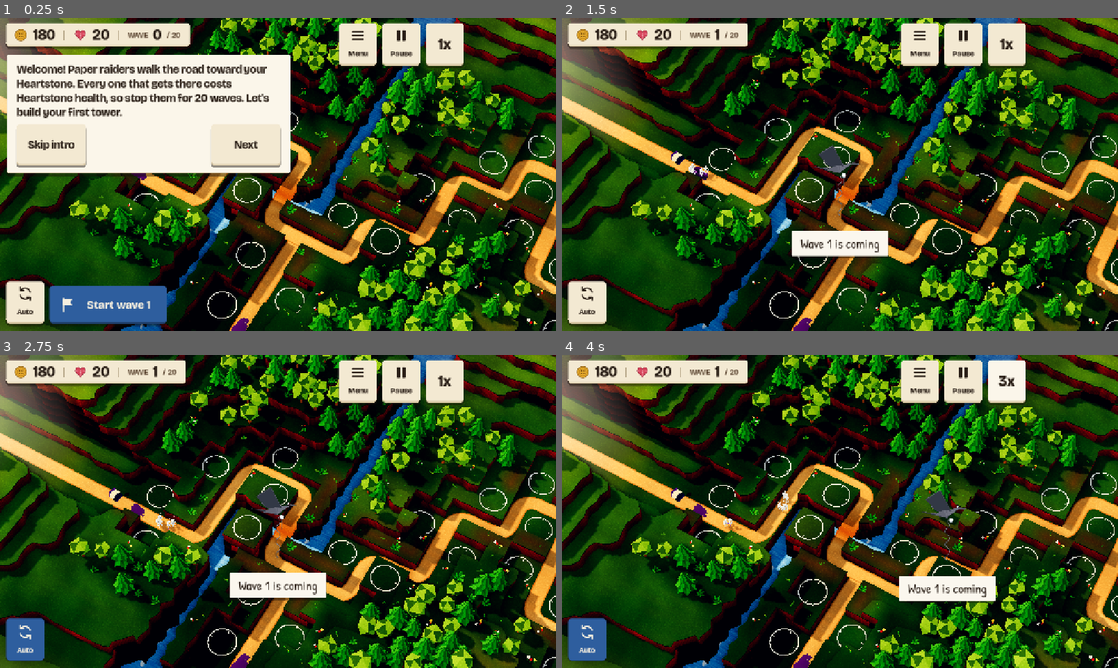
Above: before the commit, frames 1-4 (two rows, left to right).
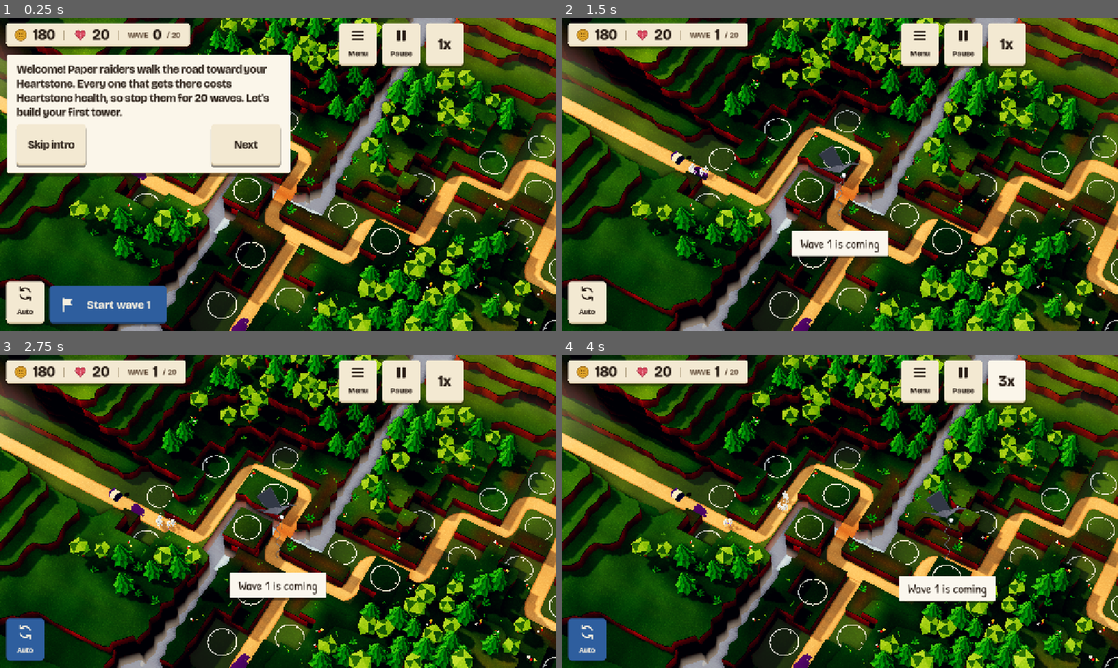
Above: after the commit, the same moments.

Repository: juanpalopez/psychic-bassoon
Game: Godot game, scene res://main.tscn
The game is run twice, just before and just after one commit, with the same random seed, the same clock (stepped at 60 frames per second) and the same inputs.
Inputs:
- Up to frame 1 (0.25 s): no input
- Up to frame 2 (1.5 s): click "Start wave 1" at 0.5 s; click "Skip intro" at 1.25 s
- Up to frame 3 (2.75 s): click "Auto" at 2 s
- Up to frame 4 (4 s): click "1x" at 2.75 s; click "2x" at 3.5 s

The runs differ from the first frame. In frame 1, 16% of the frame differs, in the area x 0-100%, y 0-100%; in frame 2, 20%; in frame 3, 20%; in frame 4, 21%.

Commit message:
refactor(render): wear the painted paper and the one DioramaLens haze
The ground uses painted.gdshader (#341) with contact from the vertex alpha and no folds, the terrain and water shaders drop their own distance haze, and the far country fades in the Environment's depth fog that DioramaLens fits to the view (#343). The edge of the world stays out of view by the field's 34-cell margin, which the no-edge test checks against #339's pan range. Refs #324

Co-Authored-By: Claude Opus 5.5 <noreply@anthropic.com>
Claude-Session: https://claude.ai/code/session_01Sz86dVkFgcmfUpmh5hksT1

Diff:
--- a/godot/render/board.gd
+++ b/godot/render/board.gd
@@ -2,13 +2,14 @@
 ##
 ## The ground is a `Diorama` (#324): terraces from the map's terrain layer with corrugated
 ## cliffs, the river in its gorge, a road bed, scatter, and render-only country past the map
-## that fades into haze, so no edge of the world shows. On top of it the board draws a pencil
-## circle on each socket, spilled Blot ink at each spawn and the Heartstone. Everything that
-## stands on the board (towers, foes, guards, the highlight, the range ring, the tap picking)
-## reads `surface_height`, which is the ground the diorama drew. Set `map_seed` (also in the
-## editor: this is a `@tool` script) and the board rebuilds from `MapGen.generate`; `show_map`
-## draws a map the game already made. It only reads the map, and every random-looking choice
-## comes from a hash of the cell and the seed, so the same seed always looks the same.
+## that fades into the Environment's haze, so no edge of the world shows. On top of it the
+## board draws a pencil circle on each socket, spilled Blot ink at each spawn and the
+## Heartstone. Everything that stands on the board (towers, foes, guards, the highlight, the
+## range ring, the tap picking) reads `surface_height`, which is the ground the diorama drew.
+## Set `map_seed` (also in the editor: this is a `@tool` script) and the board rebuilds from
+## `MapGen.generate`; `show_map` draws a map the game already made. It only reads the map, and
+## every random-looking choice comes from a hash of the cell and the seed, so the same seed
+## always looks the same.
 @tool
 class_name Board
 extends Node3D
@@ -134,10 +135,6 @@
 			part.clear()
 	diorama.build(map, routes)
 	builds += 1
-	var size := Vector2(float(map.cols), float(map.rows)) / 2.0
-	for look in [diorama.ground_material, diorama.water_material]:
-		if look is ShaderMaterial:
-			(look as ShaderMaterial).set_shader_parameter("map_half", size)
 	_count_cells()
 	_add_socket_overlays()
 	_add_markers()
--- a/godot/render/diorama/diorama.gd
+++ b/godot/render/diorama/diorama.gd
@@ -11,9 +11,11 @@
 ## - `Scatter`: the forests, rocks, dirt and grass (a placeholder `PlaceholderScatter` until #326).
 ##
 ## Plug a builder in with `use_builder("RoadBeds", builder)` (any `DioramaBuilder`); it is built
-## at once if the field exists, and on every later `build`. The ground wears `ground_material`
-## (`terrain_vc`: the painted paper of #327 with the cliffs' flutes and the haze), a vertex-colour
-## material: rgb the colour in linear light, alpha the baked contact shading.
+## at once if the field exists, and on every later `build`. The ground wears `ground_material`,
+## the painted paper (`painted.gdshader`, #341) shared with the props: rgb the vertex colour in
+## linear light, alpha the contact shading baked at the foot of each cliff (`contact_from` 1), no
+## folds. The haze is the Environment's depth fog, which `DioramaLens` fits to the view (#343),
+## so the ground and everything on it fade alike.
 @tool
 class_name Diorama
 extends Node3D
@@ -21,7 +23,7 @@
 const SLOTS: Array[String] = ["Terraces", "Water", "RoadBeds", "Scatter"]
 
 ## The material of the terraces and the road beds, and of the water.
-var ground_material: Material = PaperLook.material("terrain_vc")
+var ground_material: Material = PaperLook.material("painted")
 var water_material: Material = PaperLook.material("water")
 ## The field of the last build, or null before the first.
 var field: TerrainField
--- a/godot/render/paper/terrain_vc.gdshader
+++ /dev/null
@@ -1,29 +0,0 @@
-// The diorama's ground (#324): the terraces, cliffs and road beds in the painted paper of
-// painted.gdshaderinc, coloured by their vertex colours (rgb in linear light, alpha the
-// contact shading baked at the foot of a cliff), with corrugated flutes across the cliff
-// walls, fading into the haze past the map.
-shader_type spatial;
-
-#include "res://render/paper/painted.gdshaderinc"
-#include "res://render/paper/haze.gdshaderinc"
-
-// The corrugation across a wall: metres from flute to flute, and how dark a flute's trough is.
-uniform float flute_spacing = 0.09;
-uniform float flute_depth : hint_range(0.0, 0.5) = 0.14;
-
-void vertex() {
-	PAINTED_VERTEX
-}
-
-void fragment() {
-	vec3 base = COLOR.rgb;
-	float wall = 1.0 - abs(painted_up.y);
-	if (wall > 0.2) {
-		vec2 along_dir = normalize(vec2(-painted_up.z, painted_up.x) + vec2(1e-5));
-		float along = dot(painted_world.xz, along_dir);
-		float flute = 0.5 + 0.5 * cos(along * 6.2831853 / flute_spacing);
-		base *= 1.0 - flute_depth * flute * smoothstep(0.2, 0.6, wall);
-	}
-	PAINTED_PAPER(base, COLOR.a, 0.0)
-	HAZE_FOG(painted_world)
-}
--- a/godot/render/paper/water.gdshader
+++ b/godot/render/paper/water.gdshader
@@ -1,9 +1,8 @@
 // The river in its gorge (#324): light to deep blue with a soft moving sheen, and white foam
 // where it meets the banks (the vertex alpha, broken up by the paper noise). The one surface
-// allowed to shine (STYLE.md). Fades into the haze past the map like the ground.
+// allowed to shine (STYLE.md). The Environment's depth haze (DioramaLens) fades it like the
+// ground.
 shader_type spatial;
-
-#include "res://render/paper/haze.gdshaderinc"
 
 uniform sampler2D paper_noise : hint_default_white, filter_linear_mipmap, repeat_enable;
 // STYLE.md: water light #7fc4f2 and deep #2f6fbf.
@@ -30,5 +29,4 @@
 	ROUGHNESS = mix(1.0 - gloss, 0.9, foam);
 	SPECULAR = mix(0.5, 0.1, foam);
 	METALLIC = 0.0;
-	HAZE_FOG(world_position)
 }
--- a/godot/tests/render/test_diorama.gd
+++ b/godot/tests/render/test_diorama.gd
@@ -510,19 +510,20 @@
 				)
 
 
-func test_the_haze_is_whole_before_the_edge_of_the_world() -> void:
-	# the uniform's default, read from the include (the headless renderer compiles no shader)
-	var code := FileAccess.get_file_as_string("res://render/paper/haze.gdshaderinc")
-	var found := RegEx.create_from_string("uniform float haze_to = ([0-9.]+);").search(code)
-	assert_not_null(found, "haze_to has a default")
-	assert_lt(float(found.get_string(1)), float(TerrainField.MARGIN) - 2.0)
+func test_the_world_fades_into_one_haze_the_colour_of_the_background() -> void:
+	# one haze: the Environment's depth fog (fitted to the view by DioramaLens), the colour of
+	# the background past the world's last cells; no diorama shader writes a fog of its own
 	var scene := FileAccess.get_file_as_string("res://main.tscn")
 	var sky := RegEx.create_from_string("background_color = Color\\(([0-9., ]+)\\)").search(scene)
-	var background := sky.get_string(1).split(",")
-	var haze := RegEx.create_from_string("haze_colour : source_color = vec3\\(([0-9., ]+)\\)")
-	var rgb := haze.search(code).get_string(1).split(",")
-	for k in 3:
-		assert_almost_eq(float(background[k]), float(rgb[k]), 0.002, "the haze is the background")
+	var fog := RegEx.create_from_string("fog_light_color = Color\\(([0-9., ]+)\\)").search(scene)
+	assert_true(scene.contains("fog_enabled = true"))
+	assert_eq(fog.get_string(1), sky.get_string(1), "the haze is the background")
+	var board := _board(1)
+	for slot in ["Terraces", "Water", "RoadBeds"]:
+		for child in board.diorama.builder(slot).get_children():
+			var look := (child as MeshInstance3D).material_override as ShaderMaterial
+			assert_false(look.shader.code.contains("FOG ="), "%s keeps no haze of its own" % slot)
+	assert_eq(board.diorama.ground_material, PaperLook.material("painted"), "the painted paper")
 
 
 func test_the_diorama_keeps_to_its_triangle_and_draw_call_budget() -> void:
Not shown, removed: godot/render/paper/haze.gdshaderinc
Not shown, removed: godot/render/paper/haze.gdshaderinc.uid
Not shown, removed: godot/render/paper/terrain_vc.gdshader.uid
Not shown, removed: docs/lessons/2026-10-18-haze-by-distance-from-the-map.md
Not shown, changed: docs/lessons/README.md
